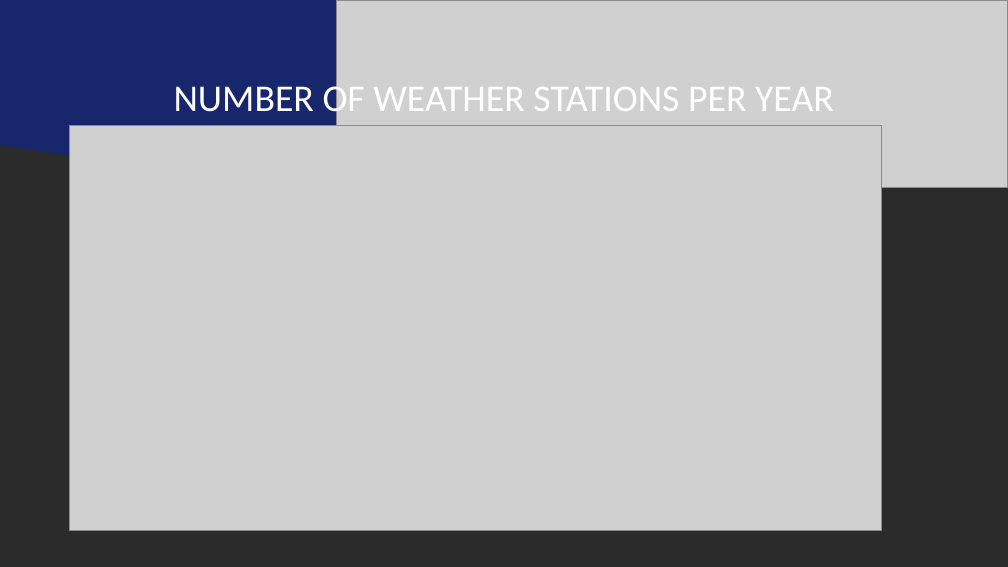
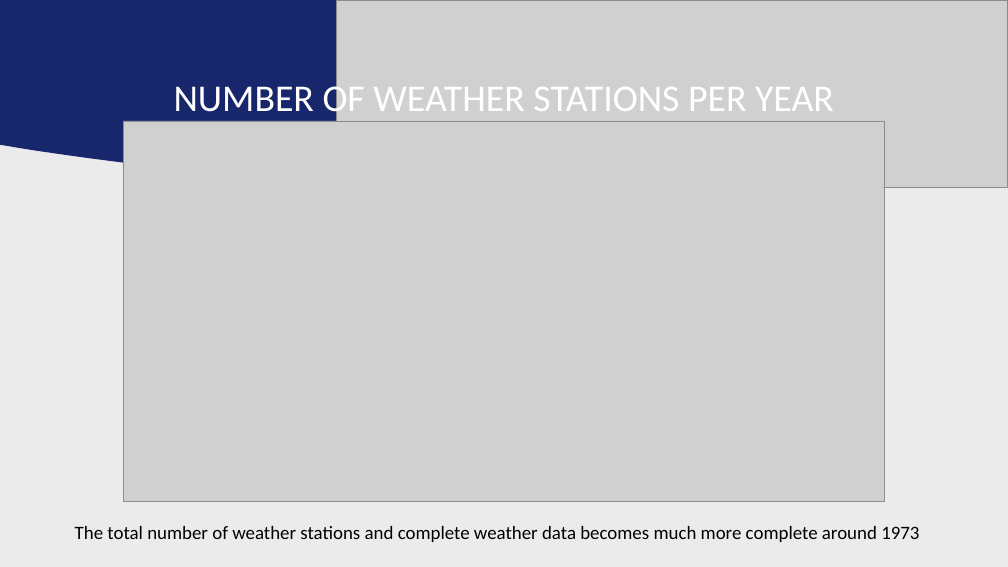
Before and after one commit to Jollyfalcon/Mjolnir, a slide deck: slide 6 of Mjolnir Group Presentation.pptx (slide 5 before the commit). Drawn at 1008x567 pixels with LibreOffice and Linux fonts; fonts in the diff are those of the drawing; grey boxes stand for pictures; background and template pictures are left out; a plain dark background stands for a picture behind light text. Boxes give left, top, right and bottom in pixels: in the first picture for what was removed or moved away, otherwise in the second. Text is boxed around its words. In the diff, an @@ line names an element or a change of style, - is before the commit and + after.

```diff
--- a/Mjolnir Group Presentation.pptx
+++ b/Mjolnir Group Presentation.pptx
@@ rectangle removed at (0,0,1008,567) @@
@@ picture: place and size @@
-picture at (70,125,881,531)
+picture at (123,121,885,501)
@@ text added at (75,526,919,542), 18 pt, text #000000 @@
+The total number of weather stations and complete weather data becomes much more complete around 1973
```
Also in this commit, not shown: 3 other slides changed, 4 slides added, 2 slides removed, 1 other file.
